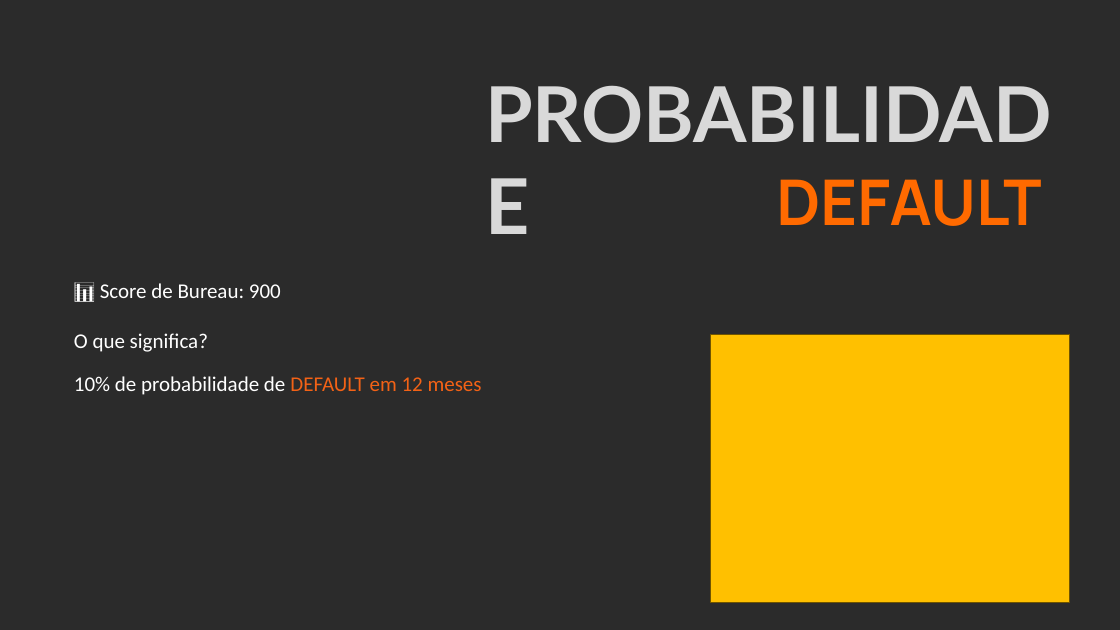
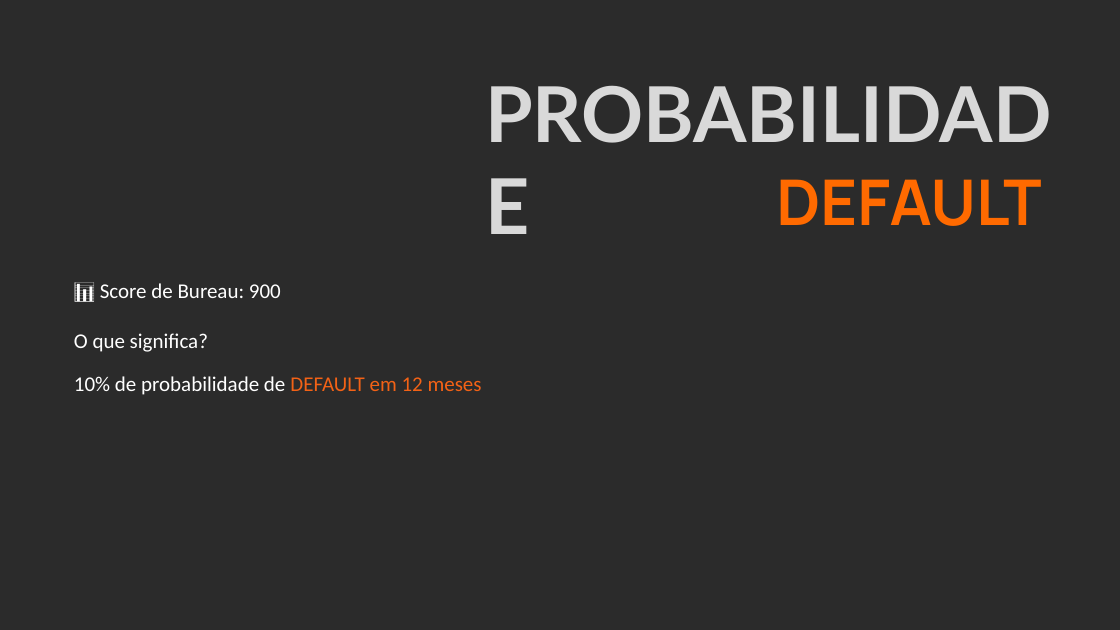
Before and after one commit to joaaomaia/Mentoria_Ciencia_Dados_Risco_Credito, a slide deck: slide 33 of ENCONTRO_0/RiskPilot_ENCONTRO_0.pptx (slide 32 before the commit). Drawn at 1120x630 pixels with LibreOffice and Linux fonts; fonts in the diff are those of the drawing; background and template pictures are left out; a plain dark background stands for a picture behind light text. Boxes give left, top, right and bottom in pixels: in the first picture for what was removed or moved away, otherwise in the second. Text is boxed around its words. In the diff, an @@ line names an element or a change of style, - is before the commit and + after.

```diff
--- a/ENCONTRO_0/RiskPilot_ENCONTRO_0.pptx
+++ b/ENCONTRO_0/RiskPilot_ENCONTRO_0.pptx
@@ rectangle removed at bbox=[711, 334, 1070, 602] @@
```
Also in this commit, not shown: 1 other slide changed, 1 slide added, 10 other files.
